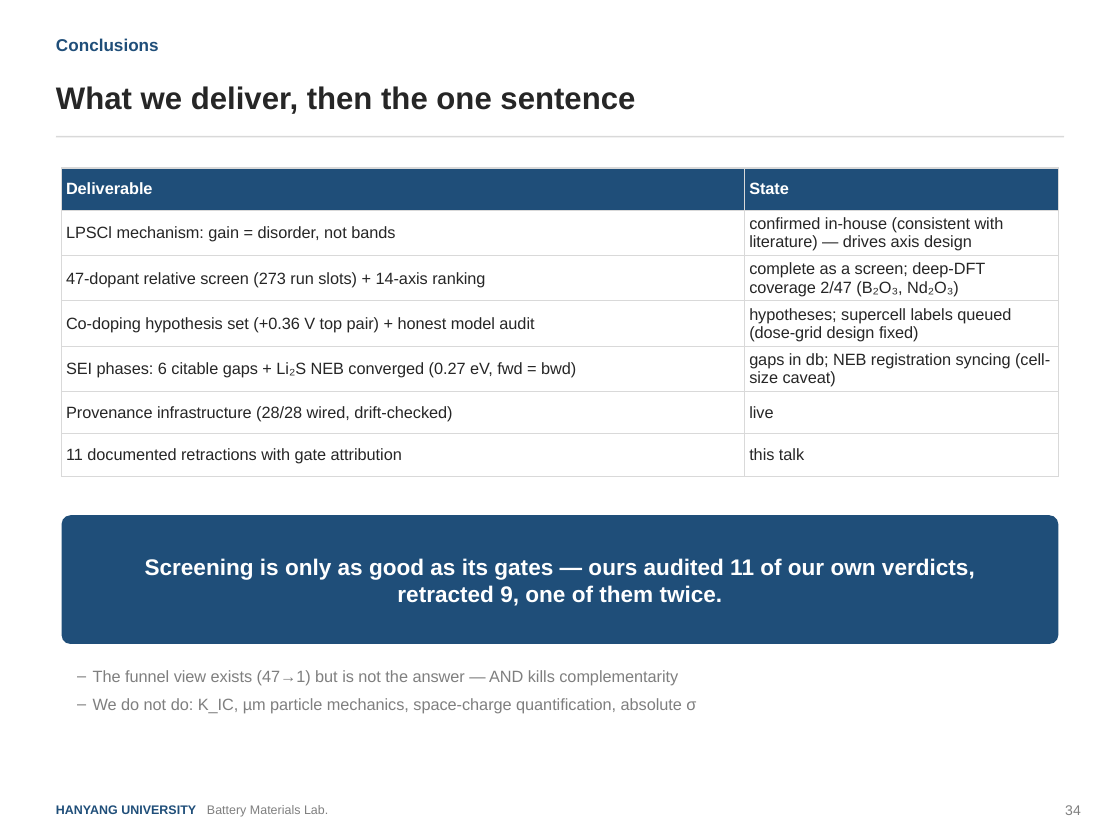
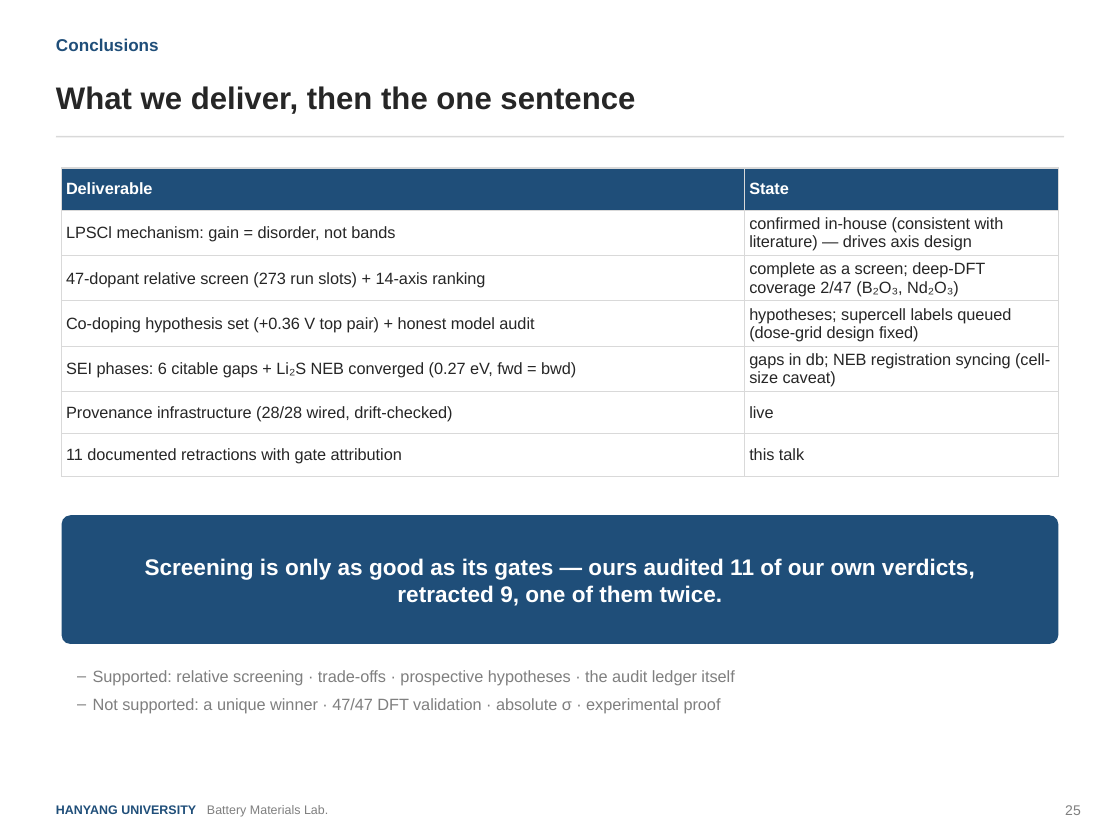
Before and after one commit to yonghoon7153-source/Yonghoon-DEM-DFT, a slide deck: slide 25 of kb/seminars/Research_Seminar_2026_08_final.pptx (slide 34 before the commit). Drawn at 1120x840 pixels with LibreOffice and Linux fonts; fonts in the diff are those of the drawing. Boxes give left, top, right and bottom in pixels: in the first picture for what was removed or moved away, otherwise in the second. Text is boxed around its words. In the diff, an @@ line names an element or a change of style, - is before the commit and + after.

```diff
--- a/kb/seminars/Research_Seminar_2026_08_final.pptx
+++ b/kb/seminars/Research_Seminar_2026_08_final.pptx
@@ text at <box>93,670,734,713</box>: text changed @@
-  – The funnel view exists (47→1) but is not the answer — AND kills complementarity
-  – We do not do: K_IC, µm particle mechanics, space-charge quantification, absolute σ
+  – Supported: relative screening · trade-offs · prospective hypotheses · the audit ledger itself
+  – Not supported: a unique winner · 47/47 DFT validation · absolute σ · experimental proof
@@ text at <box>1065,805,1081,815</box>: text changed @@
-34
+25
```
Also in this commit, not shown: 34 other slides changed, 1 slide added, 11 slides removed, 4 other files.
